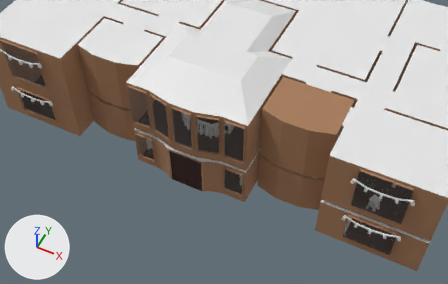
What one commit did to the FBX model Assets/Models/house.fbx.
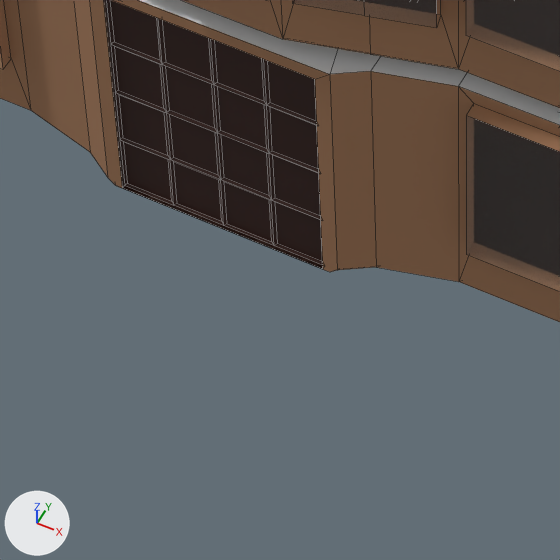
There are two pictures of each version: one from a camera (50 mm lens) standing at (8.39, -12.64, 20.26) and looking at (0.96, 2.23, 1.67), one close up on the part from 34% to 53% of the width and 53% to 83% of the height. Arrows for +X, +Y and +Z are at lower left; the lights stay in place. The close-ups show mesh edges as thin lines. Where no turn or scale is listed for an object, it has been applied to the vertices.

The first close-up shows 'House'.
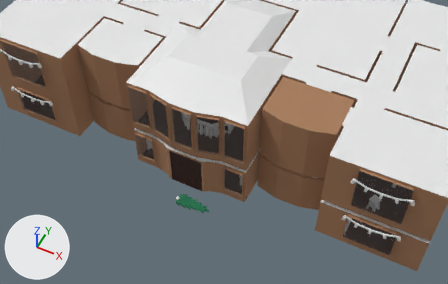
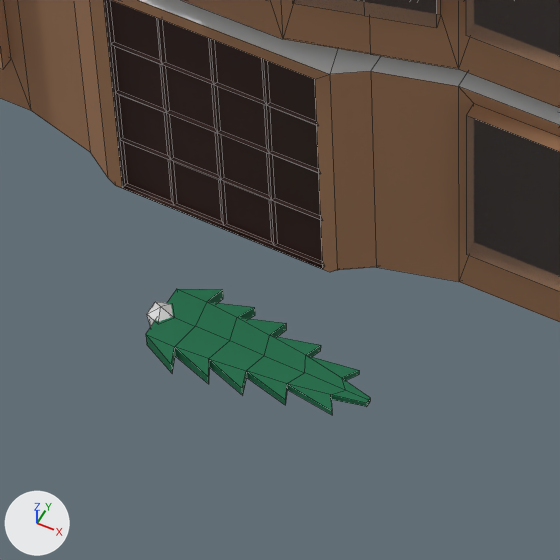
Commit message: different house formats

What the commit changed:
Material 'Leaves.001' (mat_leaves_001) is new.
Its base color is (0.00388, 0.168, 0.0677) (dark green #0d724a).
Its roughness is 0.722.
Mesh me_icosphere is new.
It is an icosphere of 20 faces spanning x -0.089..0.089, y -0.085..0.085, z -0.1..0.1.
It uses material mat_christmaslight (white #e7e7e7).
Mesh me_leaf is new.
It has 57 vertices, 49 faces and spans x 0.0..1.404, y -0.314..0.314, z -0.053..0.052.
It uses material mat_leaves_001 (dark green #0d724a).
Object 'Ornament' (ob_ornament) is new; it shows me_icosphere.
Its location is (0.0, 0.0, 0.0).
Object 'Leaf.001' (ob_leaf_001) is new; it shows me_leaf.
Its location is (0.0, 0.0, 0.0).

Where the change shows, as pixel boxes (x1, y1, x2, y2) in the close-ups (560 x 560 px):
'Leaf.001', added (green)
    after: (146, 289, 370, 415)
'Ornament', added
    after: (147, 302, 173, 327)
